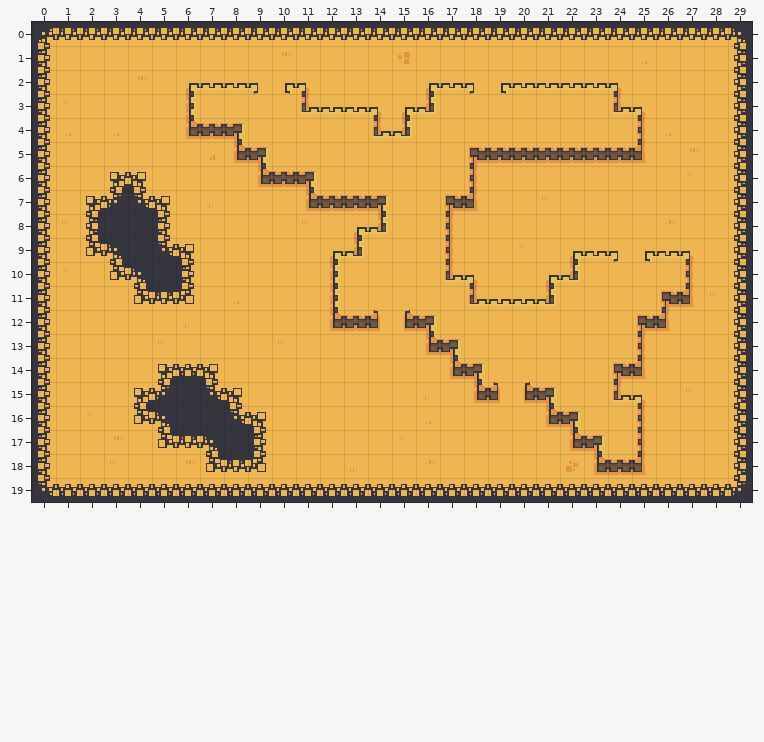
Tiled map: tiled/Tilemaps/TestingTerrains.tmx. Above is the file before it was changed.
Cells are 16x16 px. Shown: x 0..29, y 0..19.
After the commit:
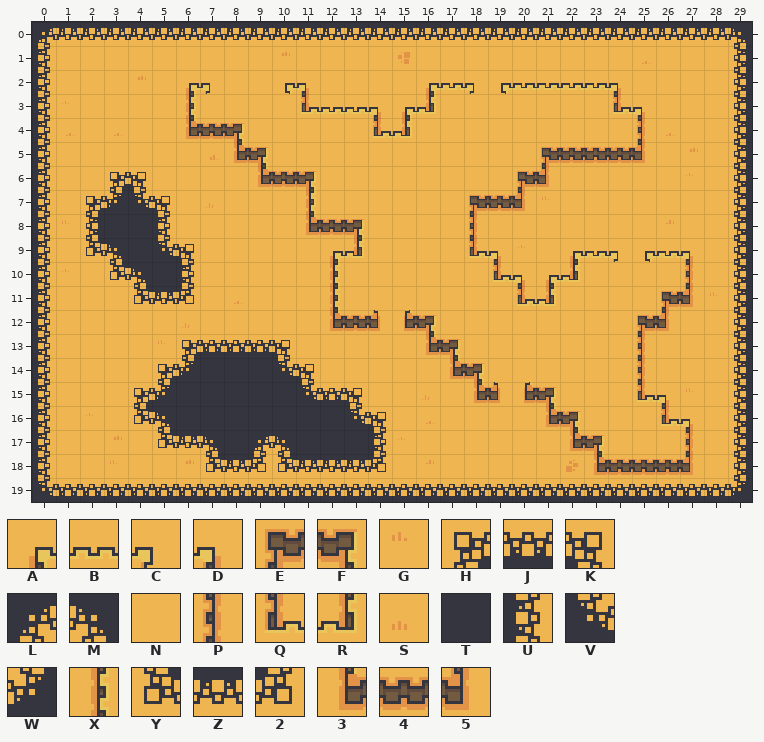
Key: from "desert_": A 0, B 1, C 2, D 4, E 5, F 6, G 9, H 11, J 12, K 13, L 14, M 15, N 17, P 20, Q 21, R 22, S 25, T 28, U 29, V 30, W 31, X 32, Y 43, Z 44, 2 45, 3 48, 4 49, 5 52.
_ is an empty cell, . an unchanged one.
Diff:
--- layer "0"
@@ x 7..9 @@
- 2 BBC
+ 2 CNN
@@ x 11..21 @@
- 5 .......E444
- 6 .......P.NN
- 7 344F..E5NN.
- 8 GNAR..PN...
- 9 ......PNN..
-10 ......QDNN.
-11 .......QBB.
+ 5 .......NNNE
+ 6 .......N.E5
+ 7 XNNN..NE45.
+ 8 34FN..NP...
+ 9 ......NQD..
+10 ......NNQD.
+11 .......NNQ.
@@ x 6..27 @@
-13 NNNNG.................
-14 JKNNNN............E5..
-15 .VKNNNNN..........QDN.
-16 ..VKNNNNN..........PNN
-17 ...UNNNNN..........P.N
-18 ....NNNSN..........5NN
+13 HJJJK.................
+14 WTTTVK............NP..
+15 .TTTTVJK..........NQD.
+16 ..TTTTTVK..........NQD
+17 ...LMTTTU..........N.P
+18 ....YZZZ2..........445
